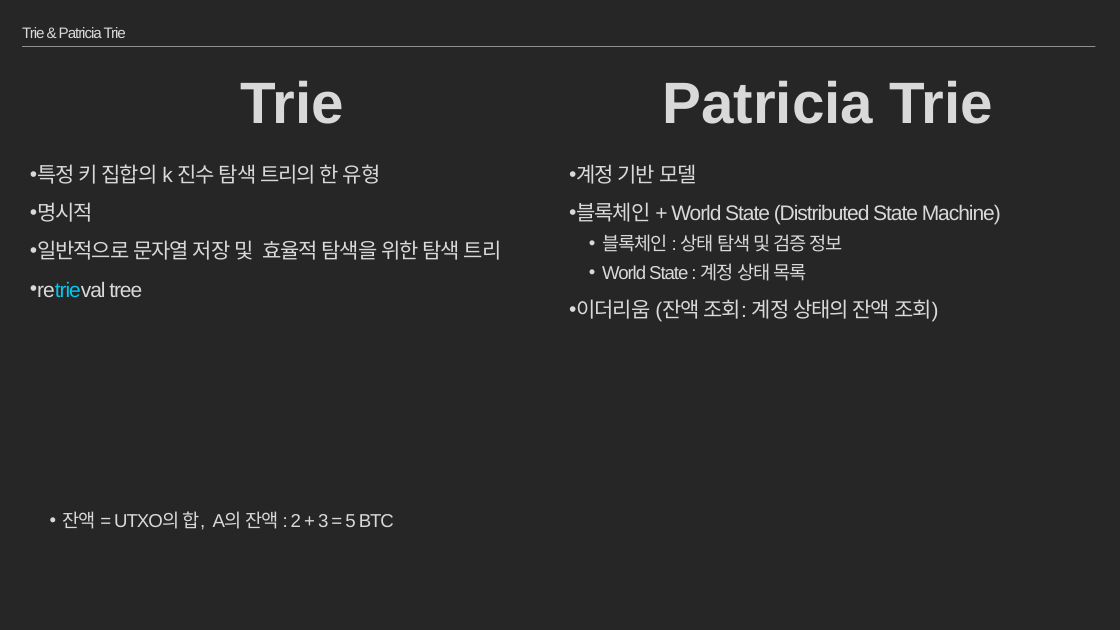
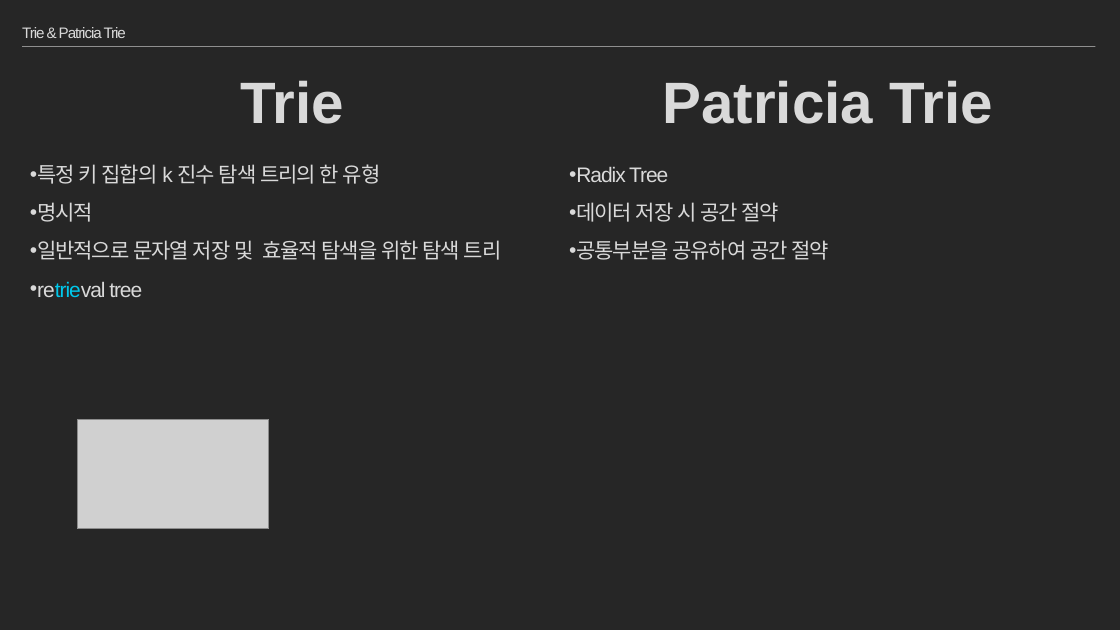
Before and after one commit to moss0801/blockchain-doc, a slide deck: slide 81 of General/Blockchain Part2.pptx (slide 78 before the commit). Drawn at 1120x630 pixels with LibreOffice and Linux fonts; fonts in the diff are those of the drawing; grey boxes stand for pictures. Boxes give left, top, right and bottom in pixels: in the first picture for what was removed or moved away, otherwise in the second. Text is boxed around its words. In the diff, an @@ line names an element or a change of style, - is before the commit and + after.

```diff
--- a/General/Blockchain Part2.pptx
+++ b/General/Blockchain Part2.pptx
@@ text at (569, 167, 830, 260): text changed @@
-• 계정 기반 모델
-• 블록체인 + World State (Distributed State Machine)
-  • 블록체인 : 상태 탐색 및 검증 정보
-  • World State : 계정 상태 목록
-• 이더리움 (잔액 조회: 계정 상태의 잔액 조회)
+• Radix Tree
+• 데이터 저장 시 공간 절약
+• 공통부분을 공유하여 공간 절약
@@ rectangle added at (77, 419, 269, 528), fill #FFFFFF, outline #FFFFFF 1 pt @@
@@ picture added at (77, 419, 269, 528) @@
@@ text at (63, 511, 394, 530): paragraph removed @@
-  • 잔액 = UTXO의 합, A의 잔액 : 2 + 3 = 5 BTC
```
Also in this commit, not shown: 17 other slides changed, 15 slides added, 10 slides removed, 2 other files.
